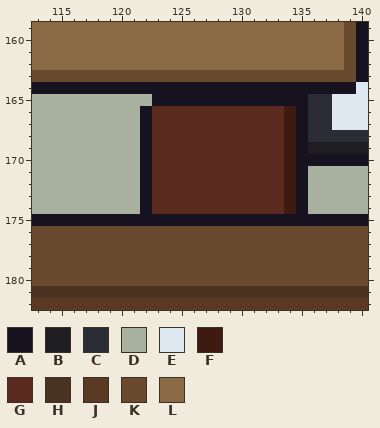
Two versions of one pixel-art file, office/site_trailer_office_b.aseprite. Above: the version before the commit.
320x320 pixels, 1 frame. Colours within 5 levels of each other are drawn and written as one. Shown: x 113..140, y 159..182.
Visible layers, top first: "Margins", "CharacterTest", "Hats", "Plant", "Mon", "Desk", "Chair", "Sofa", "Window", "Trophy", "Frame", "Plate", "Doors", "Floor", "Wall", "Ceiling".
Palette (. is transparent): A #17121f  B #1e1e22  C #2a2d36  D #a8b0a0  E #dde8f0  F #3e1a10  G #5a2a1e  H #4a3220  J #5a3a22  K #6a4a2e  L #8a6a44
Pixels before, first column x 113:
159 LLLLLLLLLLLLLLLLLLLLLLLLLLKA
160 LLLLLLLLLLLLLLLLLLLLLLLLLLKA
161 LLLLLLLLLLLLLLLLLLLLLLLLLLKA
162 LLLLLLLLLLLLLLLLLLLLLLLLLLKA
163 KKKKKKKKKKKKKKKKKKKKKKKKKKKA
164 AAAAAAAAAAAAAAAAAAAAAAAAAAAE
165 DDDDDDDDDDAAAAAAAAAAAAACCEEE
166 DDDDDDDDDAGGGGGGGGGGGFACCEEE
167 DDDDDDDDDAGGGGGGGGGGGFACCEEE
168 DDDDDDDDDAGGGGGGGGGGGFACCCCC
169 DDDDDDDDDAGGGGGGGGGGGFABBBBB
170 DDDDDDDDDAGGGGGGGGGGGFAAAAAA
171 DDDDDDDDDAGGGGGGGGGGGFADDDDD
172 DDDDDDDDDAGGGGGGGGGGGFADDDDD
173 DDDDDDDDDAGGGGGGGGGGGFADDDDD
174 DDDDDDDDDAGGGGGGGGGGGFADDDDD
175 AAAAAAAAAAAAAAAAAAAAAAAAAAAA
176 KKKKKKKKKKKKKKKKKKKKKKKKKKKK
177 KKKKKKKKKKKKKKKKKKKKKKKKKKKK
178 KKKKKKKKKKKKKKKKKKKKKKKKKKKK
179 KKKKKKKKKKKKKKKKKKKKKKKKKKKK
180 KKKKKKKKKKKKKKKKKKKKKKKKKKKK
181 HHHHHHHHHHHHHHHHHHHHHHHHHHHH
182 JJJJJJJJJJJJJJJJJJJJJJJJJJJJ
New version:
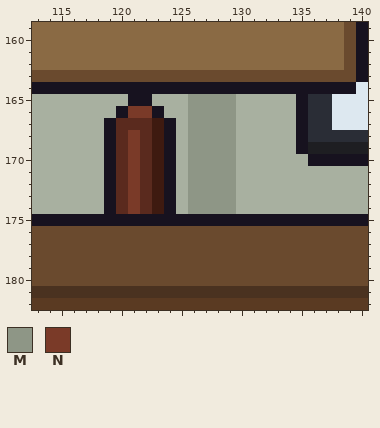
Colours new in this view: M #8e9686  N #7a3a28
Changes in this commit:
Layer "Chair":
y 165: x 121..134 DDAAAAAAAAAAAA -> AADDDMMMMDDDDD
y 166: x 120..134 DDAGGGGGGGGGGGF -> ANNADDMMMMDDDDD
y 167: x 119..134 DDDAGGGGGGGGGGGF -> AGGGFADMMMMDDDDD
y 168..169: x 119..134 DDDAGGGGGGGGGGGF -> AGNGFADMMMMDDDDD
y 170..174: x 119..135 DDDAGGGGGGGGGGGFA -> AGNGFADMMMMDDDDDD
